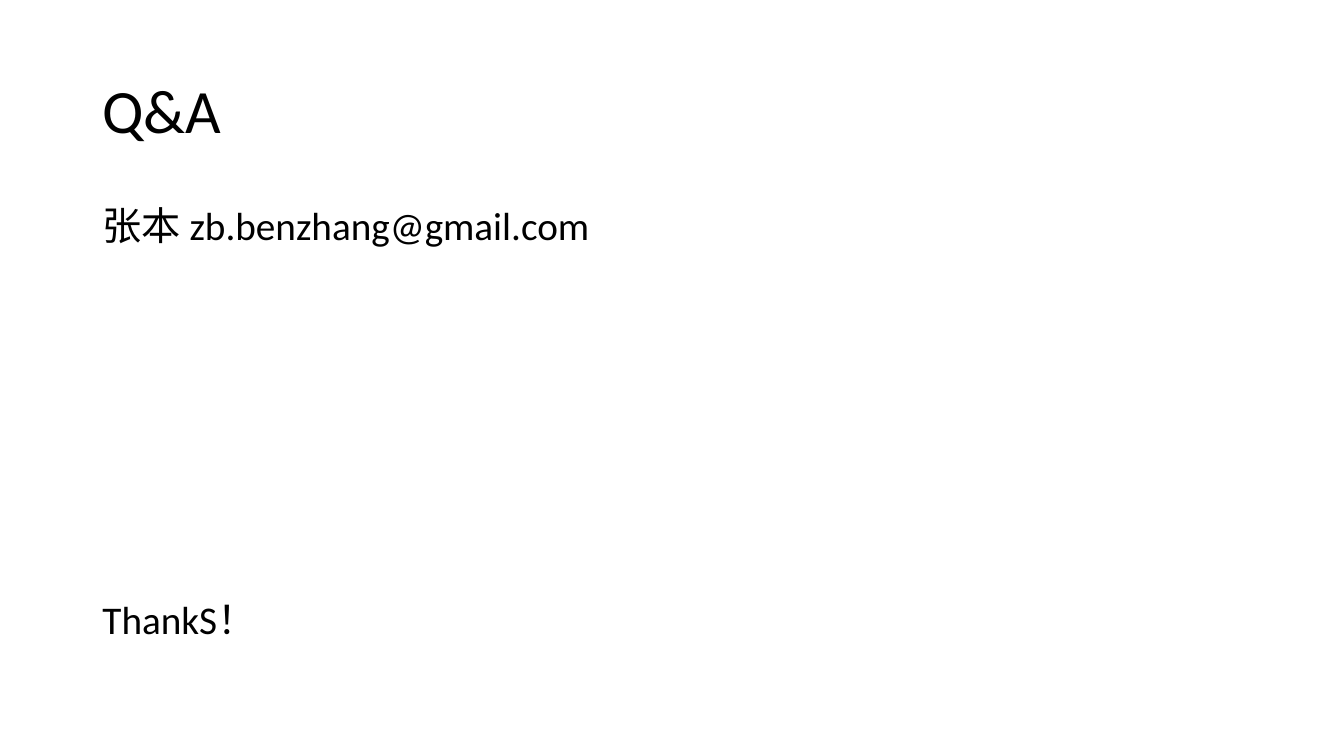
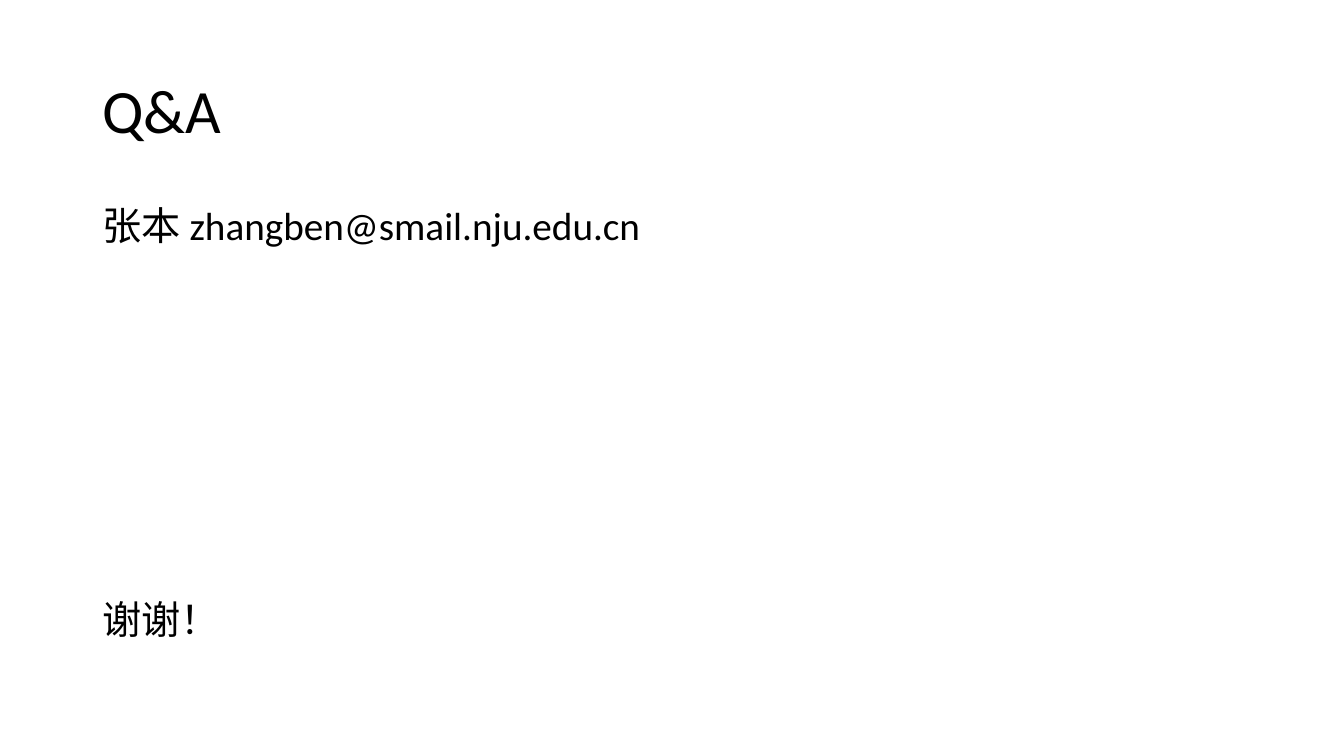
Before and after one commit to sx4452/SWQA, a slide deck: slide 4 of Selenium多媒体数据操作.pptx (slide 5 before the commit). Drawn at 1344x756 pixels with LibreOffice and Linux fonts; fonts in the diff are those of the drawing. Boxes give left, top, right and bottom in pixels: in the first picture for what was removed or moved away, otherwise in the second. Text is boxed around its words. In the diff, an @@ line names an element or a change of style, - is before the commit and + after.

```diff
--- a/Selenium多媒体数据操作.pptx
+++ b/Selenium多媒体数据操作.pptx
@@ text at [102, 207, 641, 637]: text changed @@
-张本 zb.benzhang@gmail.com
-ThankS！
+张本 zhangben@smail.nju.edu.cn
+谢谢！
```
Also in this commit, not shown: 1 other slide changed, 2 slides added, 3 slides removed, 5 other files.
